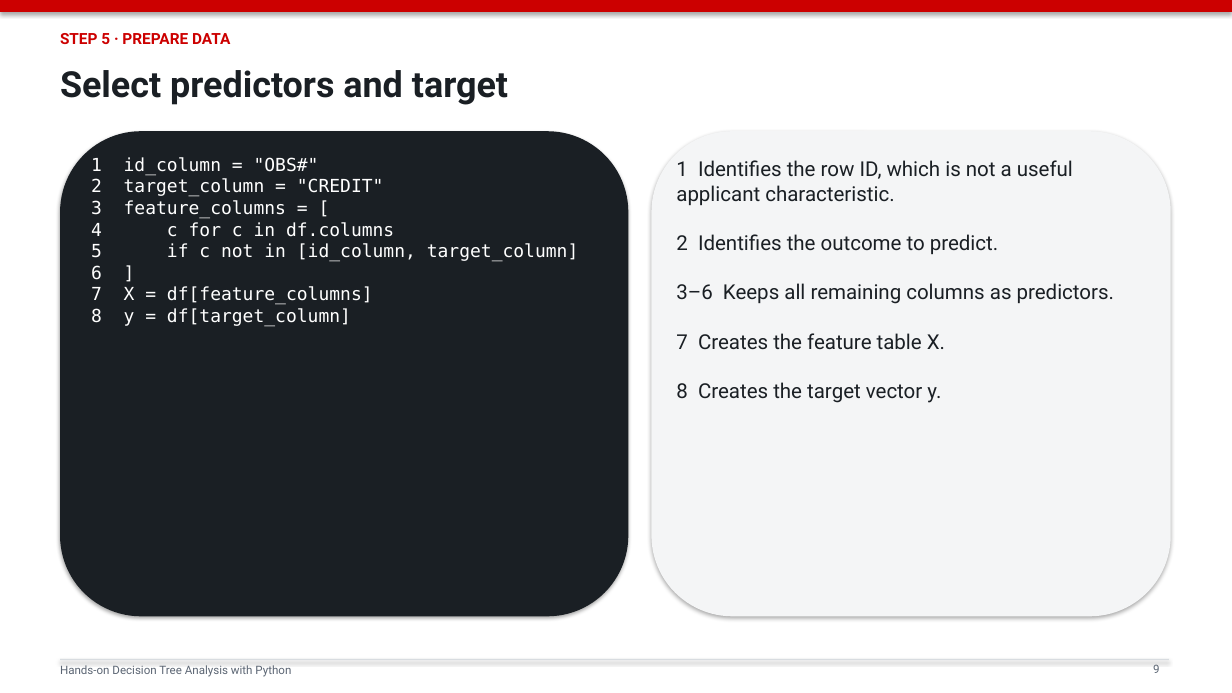
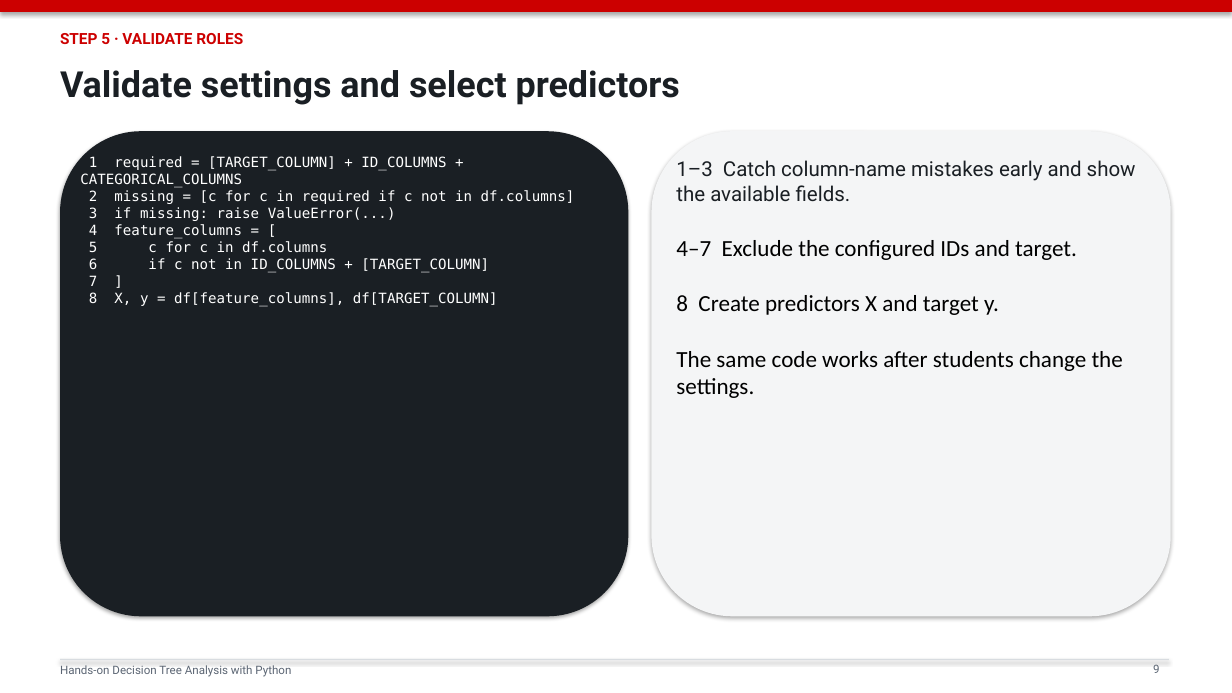
Before and after one commit to mojiahui777/ba_course, a slide deck: slide 9 of decision_tree_python_slides.pptx. Drawn at 1232x693 pixels with LibreOffice and Linux fonts; fonts in the diff are those of the drawing. Boxes give left, top, right and bottom in pixels: in the first picture for what was removed or moved away, otherwise in the second. Text is boxed around its words. In the diff, an @@ line names an element or a change of style, - is before the commit and + after.

```diff
--- a/decision_tree_python_slides.pptx
+++ b/decision_tree_python_slides.pptx
@@ text at <box>60,33,243,44</box>: text changed @@
-STEP 5 · PREPARE DATA
+STEP 5 · VALIDATE ROLES
@@ text at <box>60,70,680,105</box>: text changed @@
-Select predictors and target
+Validate settings and select predictors
@@ text at <box>80,156,575,306</box>: text changed; size 14 to 11 pt @@
-1 id_column = "OBS#"
-2 target_column = "CREDIT"
-3 feature_columns = [
-4 c for c in df.columns
-5 if c not in [id_column, target_column]
-6 ]
-7 X = df[feature_columns]
-8 y = df[target_column]
+1 required = [TARGET_COLUMN] + ID_COLUMNS + CATEGORICAL_COLUMNS
+2 missing = [c for c in required if c not in df.columns]
+3 if missing: raise ValueError(...)
+4 feature_columns = [
+5 c for c in df.columns
+6 if c not in ID_COLUMNS + [TARGET_COLUMN]
+7 ]
+8 X, y = df[feature_columns], df[TARGET_COLUMN]
@@ text at <box>676,160,1136,398</box>: text changed; size 16 to 18 pt; font Roboto to Calibri; text colour #1A1F24 to #000000 @@
-1 Identifies the row ID, which is not a useful applicant characteristic.
-2 Identifies the outcome to predict.
-3–6 Keeps all remaining columns as predictors.
-7 Creates the feature table X.
-8 Creates the target vector y.
+1–3 Catch column-name mistakes early and show the available fields.
+4–7 Exclude the configured IDs and target.
+8 Create predictors X and target y.
+The same code works after students change the settings.
```
Also in this commit, not shown: 21 other slides changed, 1 other file.
